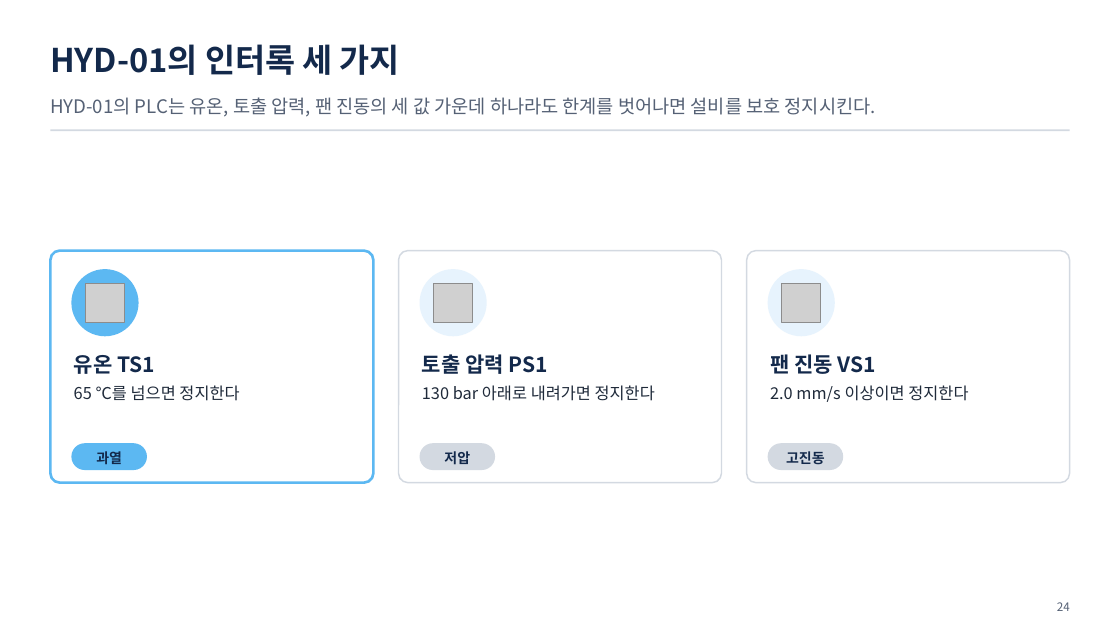
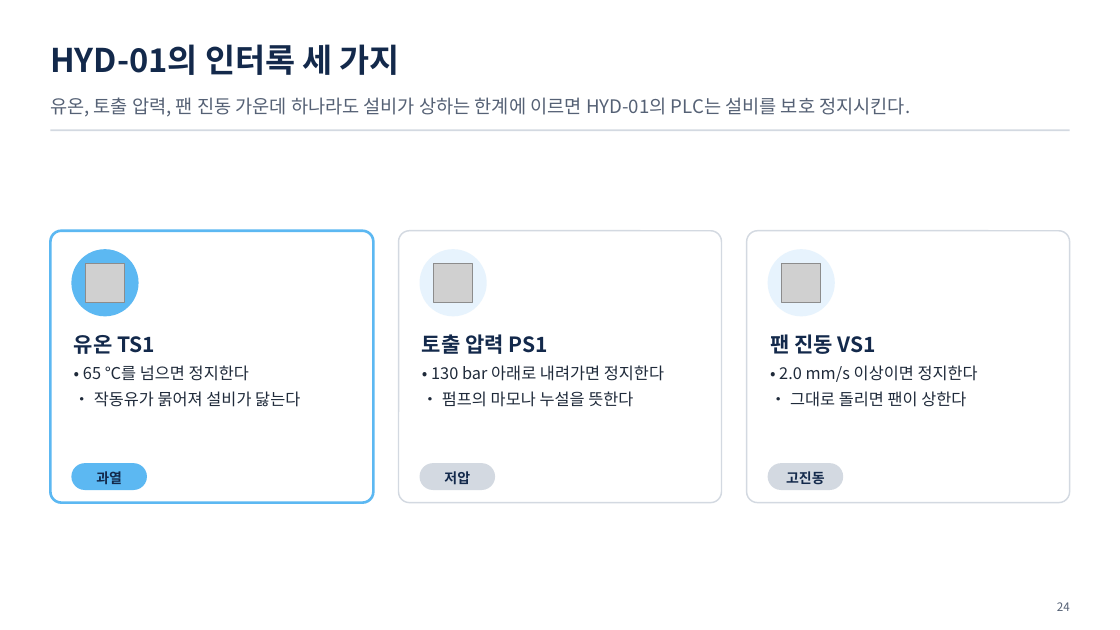
Before and after one commit to uengine-oss/hyd-iot-edu, a slide deck: slide 24 of course/slides/integrated/통합반_01일차.pptx. Drawn at 1120x630 pixels with LibreOffice and Linux fonts; fonts in the diff are those of the drawing; grey boxes stand for pictures. Boxes give left, top, right and bottom in pixels: in the first picture for what was removed or moved away, otherwise in the second. Text is boxed around its words. In the diff, an @@ line names an element or a change of style, - is before the commit and + after.

```diff
--- a/course/slides/integrated/통합반_01일차.pptx
+++ b/course/slides/integrated/통합반_01일차.pptx
@@ text at box(50, 97, 910, 117): text changed @@
-HYD-01의 PLC는 유온, 토출 압력, 팬 진동의 세 값 가운데 하나라도 한계를 벗어나면 설비를 보호 정지시킨다.
+유온, 토출 압력, 팬 진동 가운데 하나라도 설비가 상하는 한계에 이르면 HYD-01의 PLC는 설비를 보호 정지시킨다.
@@ rounded rectangle: place and size @@
-rounded rectangle at box(50, 250, 373, 482)
+rounded rectangle at box(50, 231, 373, 503)
@@ rounded rectangle: place and size @@
-rounded rectangle at box(398, 250, 721, 482)
+rounded rectangle at box(398, 231, 721, 503)
@@ rounded rectangle: place and size @@
-rounded rectangle at box(747, 250, 1070, 482)
+rounded rectangle at box(747, 231, 1070, 503)
@@ 3 pictures, 3 ellipses: place and size @@
-3 pictures, 3 ellipses at box(71, 269, 835, 336)
+3 pictures, 3 ellipses at box(71, 250, 835, 317)
@@ text "유온 TS1": place and size @@
-text "유온 TS1" at box(74, 355, 239, 401)
+text "유온 TS1" at box(74, 335, 300, 407)
@@ text "토출 압력 PS1": place and size @@
-text "토출 압력 PS1" at box(422, 354, 655, 401)
+text "토출 압력 PS1" at box(422, 334, 664, 407)
@@ text "팬 진동 VS1": place and size @@
-text "팬 진동 VS1" at box(770, 354, 968, 402)
+text "팬 진동 VS1" at box(770, 334, 978, 407)
@@ text at box(83, 365, 300, 407): text changed @@
-65 ℃를 넘으면 정지한다
+• 65 ℃를 넘으면 정지한다
+• 작동유가 묽어져 설비가 닳는다
@@ text at box(431, 365, 664, 407): text changed @@
-130 bar 아래로 내려가면 정지한다
+• 130 bar 아래로 내려가면 정지한다
+• 펌프의 마모나 누설을 뜻한다
@@ text at box(779, 365, 978, 407): text changed @@
-2.0 mm/s 이상이면 정지한다
+• 2.0 mm/s 이상이면 정지한다
+• 그대로 돌리면 팬이 상한다
@@ 3 texts, 3 rounded rectangles: place and size @@
-3 texts, 3 rounded rectangles at box(71, 444, 844, 471)
+3 texts, 3 rounded rectangles at box(71, 463, 844, 490)
```
Also in this commit, not shown: 16 other slides changed, 7 other files.
